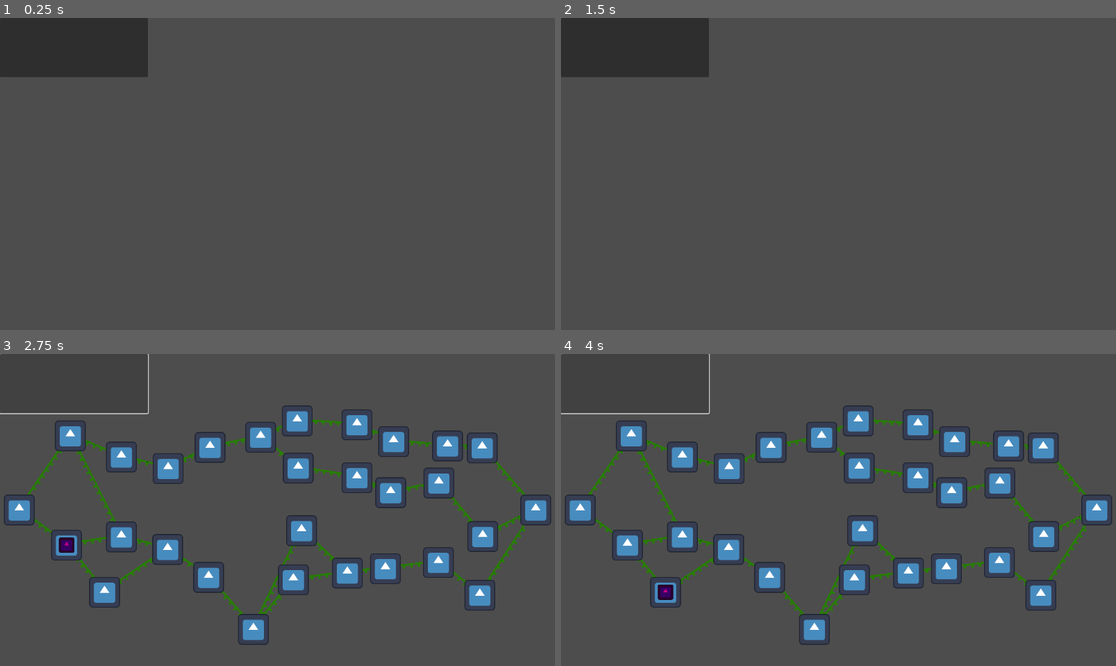
Above: before the commit, frames 1-4 (two rows, left to right).
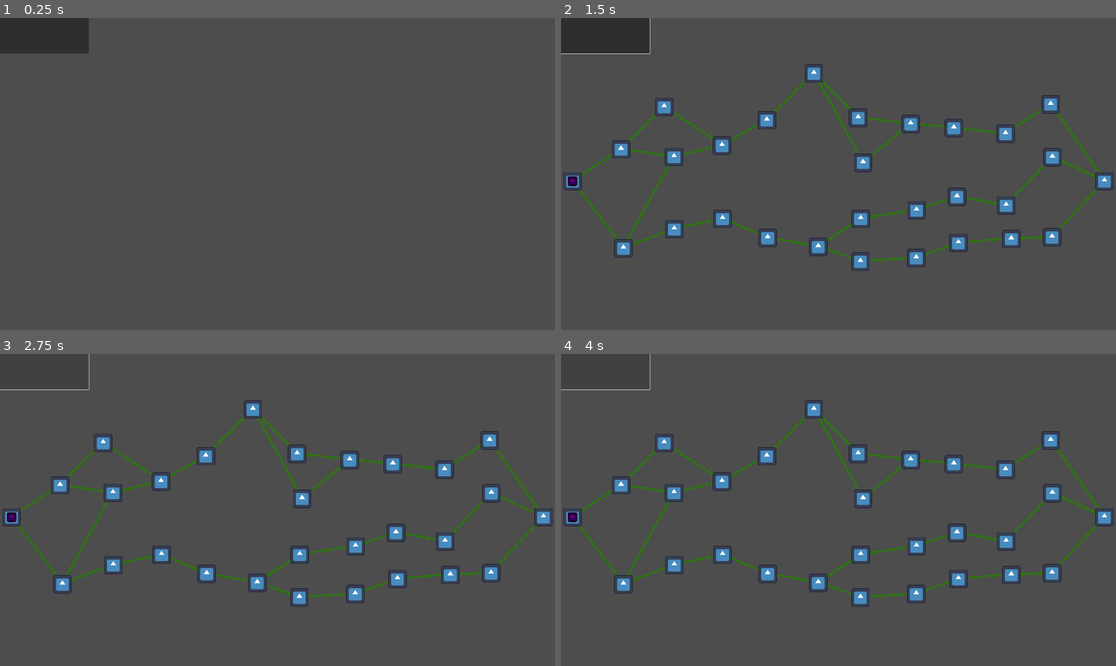
Above: after the commit, the same moments.

Repository: hulien22/ldjam54
Game: Godot game, scene res://scenes/main.tscn
Same seed, same stepped clock (60 frames per second), same inputs: the game is played once before the commit and once after it. The engine's default icon, where the game draws it, is replaced by a stand-in: a white triangle on a blue panel in a dark square.
Inputs (mouse positions are in pixels of both pictures, inside the frame that each line leads up to; where the layout moved, square brackets give the same spot in the first picture):
- Up to frame 1 (0.25 s): no input
- Up to frame 2 (1.5 s): click (605, 36) [633, 46] at 0.5 s; click (627, 208) at 1.27 s
- Up to frame 3 (2.75 s): click (44, 372) [72, 382] at 2 s
- Up to frame 4 (4 s): click (666, 591) at 2.77 s; click (605, 372) [633, 382] at 3.5 s

The runs differ from the first frame. In frame 1, 3.2% of the frame differs, in the area x 0-27%, y 0-19%; in frame 2, 8.1%; in frame 3, 15%, in the area x 0-100%, y 0-94%; in frame 4, 15%.

Commit message:
1080

Diff:
--- a/project.godot
+++ b/project.godot
@@ -19,6 +19,11 @@
 
 Global="*res://scripts/Global.gd"
 
+[display]
+
+window/size/viewport_width=1920
+window/size/viewport_height=1080
+
 [input]
 
 inv_grab={
--- a/scenes/map.tscn
+++ b/scenes/map.tscn
@@ -10,8 +10,8 @@
 min_width = 2
 left_margin = 40
 right_margin = 40
-top_margin = 500
-bottom_margin = 500
+top_margin = 300
+bottom_margin = 250
 jitter_width_bias = 0.8
 jitter_length_radius = 20.0
 length_bias = 0.4
Not shown: 1 places in scenes/main.tscn that only renumber resources
